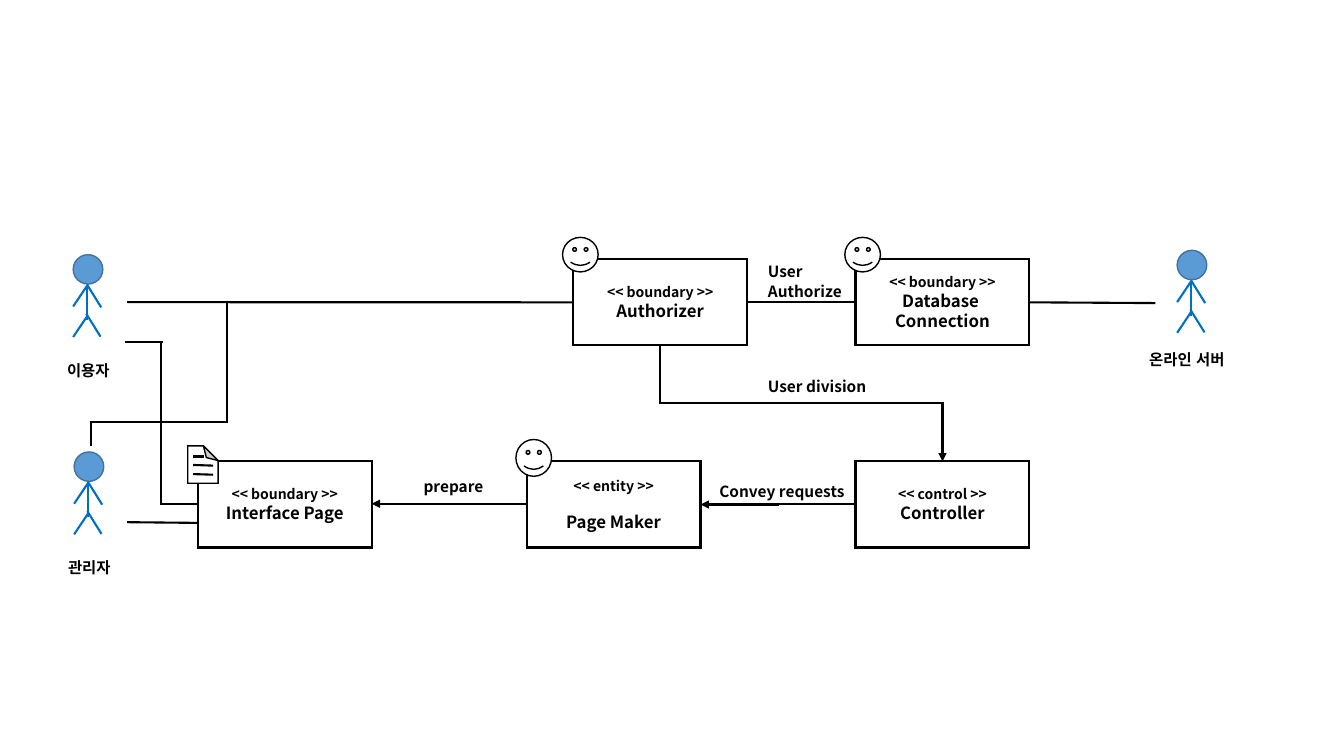
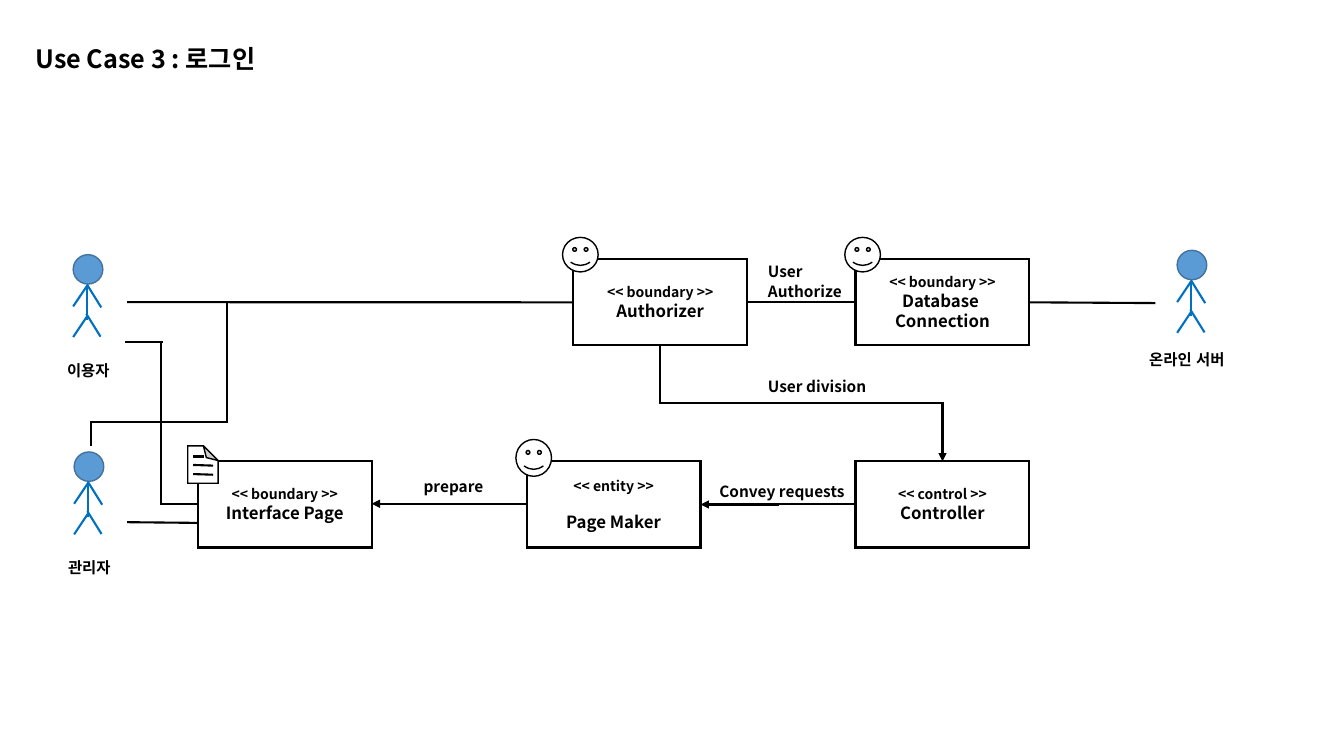
Before and after one commit to CleanCode6/CAU_Restaurant_Guide, a slide deck: slide 3 of Domain_model/DomainModel_통일화.pptx. Drawn at 1344x756 pixels with LibreOffice and Linux fonts; fonts in the diff are those of the drawing. Boxes give left, top, right and bottom in pixels: in the first picture for what was removed or moved away, otherwise in the second. Text is boxed around its words. In the diff, an @@ line names an element or a change of style, - is before the commit and + after.

```diff
--- a/Domain_model/DomainModel_통일화.pptx
+++ b/Domain_model/DomainModel_통일화.pptx
@@ text added at (35,47,256,70), 18 pt, text #000000, bold @@
+Use Case 3 : 로그인
```
Also in this commit, not shown: 9 other slides changed.
